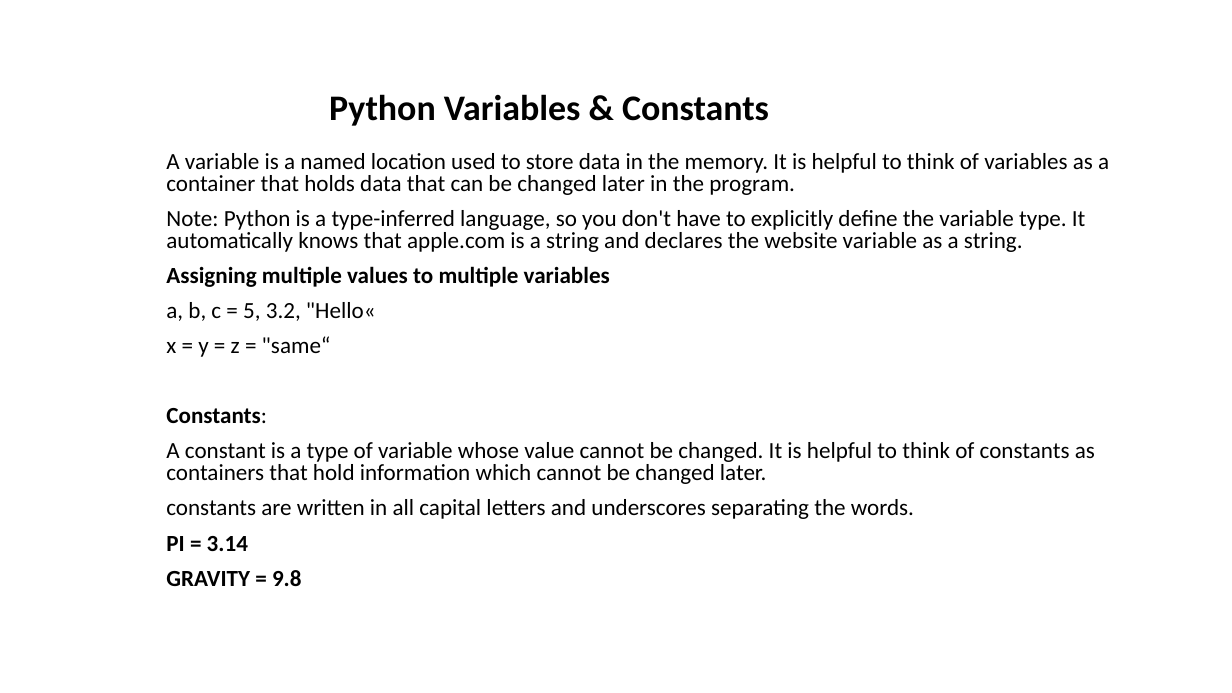
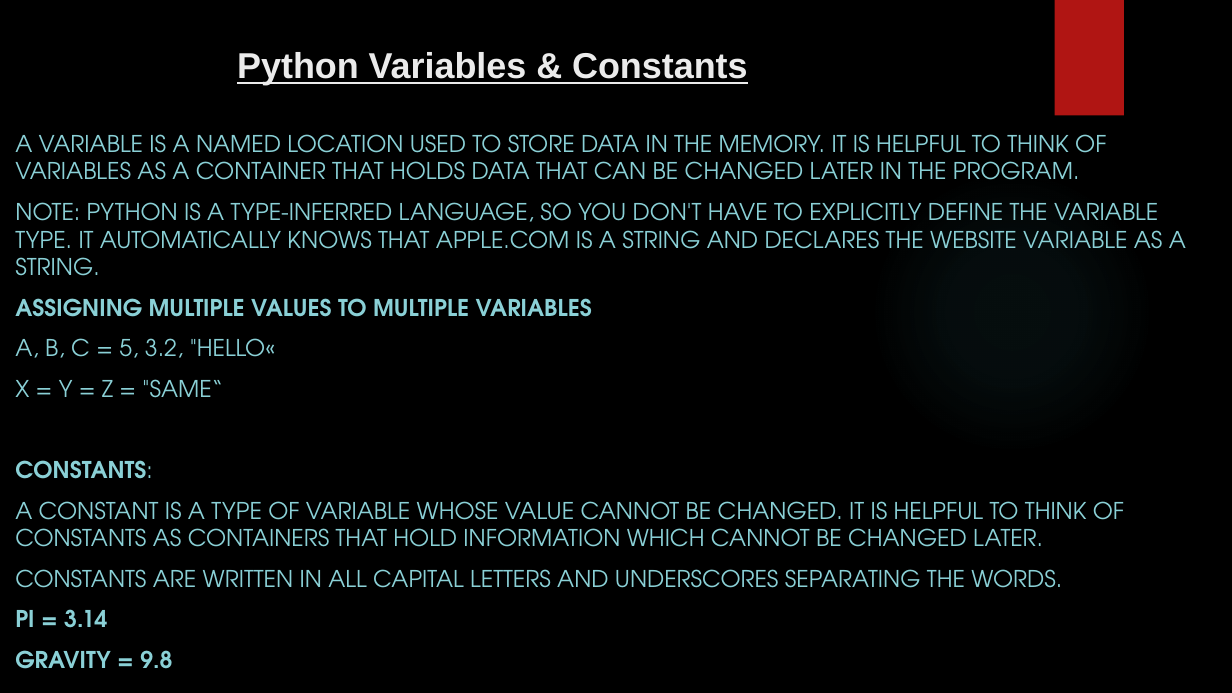
Before and after one commit to tauovir/Materials, a slide deck: slide 3 of Python Session/Python_9_may.pptx. Drawn at 1232x693 pixels with LibreOffice and Linux fonts; fonts in the diff are those of the drawing; background and template pictures are left out. Boxes give left, top, right and bottom in pixels: in the first picture for what was removed or moved away, otherwise in the second. Text is boxed around its words. In the diff, an @@ line names an element or a change of style, - is before the commit and + after.

Commit message:
ppt update

```diff
--- a/Python Session/Python_9_may.pptx
+++ b/Python Session/Python_9_may.pptx
@@ background #FFFFFF to picture (left out) @@
@@ rectangle added at [1055, 0, 1124, 116], fill #B01513 @@
@@ title "Python Variables & Constants": place and size @@
-title "Python Variables & Constants" at [329, 94, 769, 126]
+title "Python Variables & Constants" at [237, 52, 747, 85]
@@ title "Python Variables & Constants" at [237, 52, 747, 85]: font Calibri to Arial, text colour #000000 to #EBEBEB, underline on; alignment centre to left; line spacing 0.9 to 1 @@
@@ subtitle "A VARIABLE IS A NAMED ...": place and size @@
-subtitle "A VARIABLE IS A NAMED ..." at [166, 153, 1109, 586]
+subtitle "A VARIABLE IS A NAMED ..." at [15, 134, 1186, 669]
@@ subtitle at [15, 134, 1186, 588]: text changed; font Calibri to TeX Gyre Adventor; text colour #000000 to #8AD0D6 @@
-A variable is a named location used to store data in the memory. It is helpful to think of variables as a container that holds data that can be changed later in the program.
-Note: Python is a type-inferred language, so you don't have to explicitly define the variable type. It automatically knows that apple.com is a string and declares the website variable as a string.
-Assigning multiple values to multiple variables
-a, b, c = 5, 3.2, "Hello«
-x = y = z = "same“
-Constants:
-A constant is a type of variable whose value cannot be changed. It is helpful to think of constants as containers that hold information which cannot be changed later.
-constants are written in all capital letters and underscores separating the words.
+A VARIABLE IS A NAMED LOCATION USED TO STORE DATA IN THE MEMORY. IT IS HELPFUL TO THINK OF VARIABLES AS A CONTAINER THAT HOLDS DATA THAT CAN BE CHANGED LATER IN THE PROGRAM.
+NOTE: PYTHON IS A TYPE-INFERRED LANGUAGE, SO YOU DON'T HAVE TO EXPLICITLY DEFINE THE VARIABLE TYPE. IT AUTOMATICALLY KNOWS THAT APPLE.COM IS A STRING AND DECLARES THE WEBSITE VARIABLE AS A STRING.
+ASSIGNING MULTIPLE VALUES TO MULTIPLE VARIABLES
+A, B, C = 5, 3.2, "HELLO«
+X = Y = Z = "SAME“
+CONSTANTS:
+A CONSTANT IS A TYPE OF VARIABLE WHOSE VALUE CANNOT BE CHANGED. IT IS HELPFUL TO THINK OF CONSTANTS AS CONTAINERS THAT HOLD INFORMATION WHICH CANNOT BE CHANGED LATER.
+CONSTANTS ARE WRITTEN IN ALL CAPITAL LETTERS AND UNDERSCORES SEPARATING THE WORDS.
@@ ellipse added at [870, 169, 1154, 454], fill gradient #50B9C1 @@
@@ subtitle at [15, 609, 172, 669]: font Calibri to TeX Gyre Adventor, text colour #000000 to #8AD0D6 in "PI = 3.14", "GRAVITY = 9.8"; line spacing 0.8 to 1 @@
```
Also in this commit, not shown: 6 other slides changed, 1 slide added, 2 other files.
